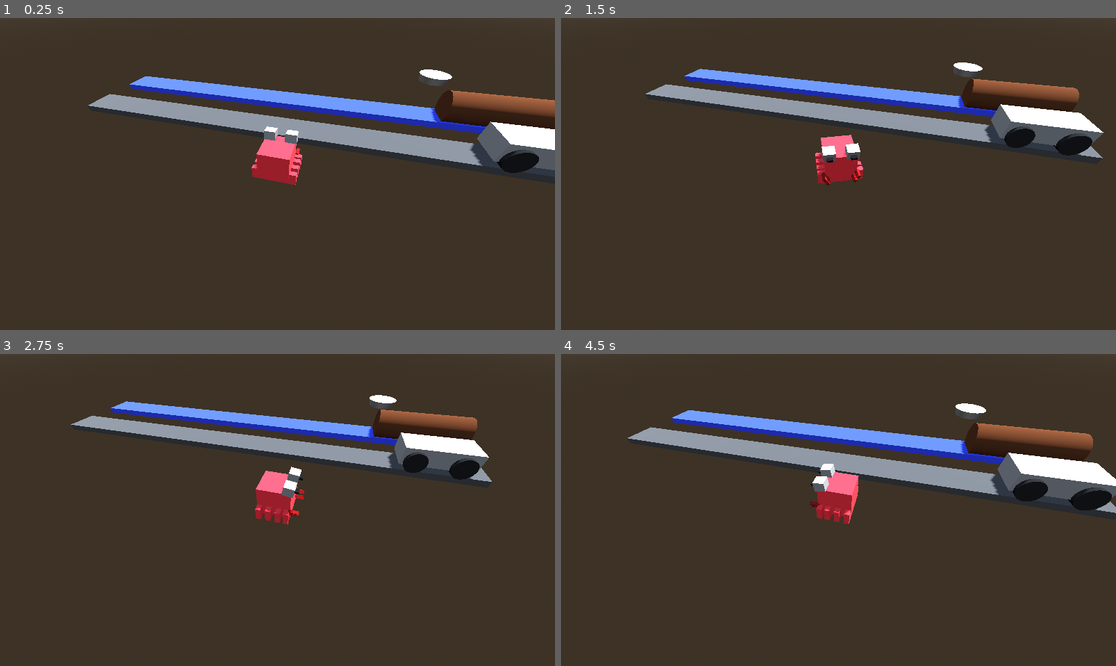
Above: before the commit, frames 1-4 (two rows, left to right).
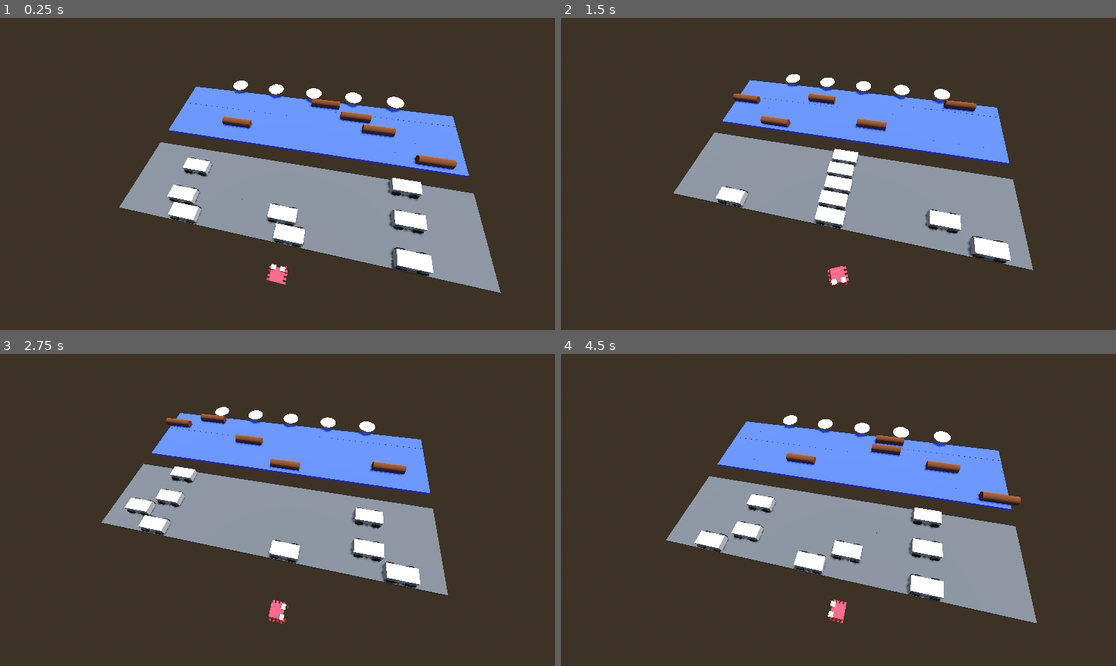
Above: after the commit, the same moments.

Repository: AsheUrban/crabxing
Game: Godot game, scene res://Main/Main.tscn
The game is run twice, just before and just after one commit, with the same random seed, the same clock (stepped at 60 frames per second) and the same inputs.
Inputs:
- Up to frame 1 (0.25 s): no input
- Up to frame 2 (1.5 s): hold D (move_right) 0.53-1.28 s; hold S (move_backward) from 1.28 s (still down)
- Up to frame 3 (2.75 s): release S (move_backward) at 2.03 s; hold D (move_right) from 2.03 s (still down)
- Up to frame 4 (4.5 s): release D (move_right) at 2.78 s; hold W (move_forward) 2.78-3.53 s; hold A (move_left) from 3.53 s (still down)

The runs differ from the first frame. In frame 1, 31% of the frame differs, in the area x 15-100%, y 16-89%; in frame 2, 28%; in frame 3, 26%; in frame 4, 31%.

Commit message:
Video 3 complete!
Add roads and rivers and adjust collision boxes

Diff:
--- a/Code/Animal/Animal.tscn
+++ b/Code/Animal/Animal.tscn
@@ -3,7 +3,7 @@
 [ext_resource type="Script" path="res://Animal/Animal.gd" id="1_lpbk2"]
 
 [sub_resource type="BoxShape3D" id="BoxShape3D_wlr4a"]
-size = Vector3(1, 1.36328, 1)
+size = Vector3(0.8, 0.962036, 0.8)
 
 [sub_resource type="StandardMaterial3D" id="StandardMaterial3D_akkfr"]
 albedo_color = Color(1, 0.207843, 0.254902, 1)
@@ -22,11 +22,11 @@
 script = ExtResource("1_lpbk2")
 
 [node name="CollisionShape3D" type="CollisionShape3D" parent="."]
-transform = Transform3D(1, 0, 0, 0, 1, 0, 0, 0, 1, 0, 0.735369, 0)
+transform = Transform3D(1, 0, 0, 0, 1, 0, 0, 0, 1, 0, 0.556985, 0)
 shape = SubResource("BoxShape3D_wlr4a")
 
 [node name="Crab" type="Node3D" parent="."]
-transform = Transform3D(0.703386, 0, 0, 0, 0.662555, 0, 0, 0, 0.753139, 0, 0.518409, 0)
+transform = Transform3D(0.623967, 0, 0, 0, 0.623967, 0, 0, 0, 0.623967, 0, 0.429468, 0)
 
 [node name="Body" type="MeshInstance3D" parent="Crab"]
 material_override = SubResource("StandardMaterial3D_akkfr")
--- /dev/null
+++ b/Code/Craft/Craft.gd
@@ -0,0 +1,16 @@
+extends Area3D
+class_name Craft
+
+var speed = 3.0 # m/s
+var start: float
+var end: float
+
+func _ready():
+	speed = get_parent().speed_limit
+	start = get_parent().start_point_x
+	end = get_parent().end_point_x
+
+func _process(delta):
+	position.x += speed * delta
+	if position.x > end:
+		position.x = start
--- /dev/null
+++ b/Code/Lane/Lane.gd
@@ -0,0 +1,6 @@
+extends Area3D
+class_name Lane
+
+@export var speed_limit: float = 5.0 # m/s
+@export var start_point_x: float = -10.0
+@export var end_point_x: float = 10.0
--- a/Code/Main/Main.tscn
+++ b/Code/Main/Main.tscn
@@ -37,25 +37,94 @@
 [node name="Animal" parent="." instance=ExtResource("2_omvvu")]
 
 [node name="Rig" type="Node3D" parent="Animal"]
-transform = Transform3D(0.965926, -0.183013, 0.183013, 0, 0.707107, 0.707107, -0.258819, -0.683013, 0.683013, 0, 0, 0)
+transform = Transform3D(0.974734, -0.16889, 0.146186, -0.0435779, 0.498098, 0.866026, -0.219078, -0.850515, 0.478153, 0, 0, 0)
 
 [node name="Camera3D" type="Camera3D" parent="Animal/Rig"]
-transform = Transform3D(1, 0, 0, 0, 1, 0, 0, 0, 1, 0, 0, 5)
+transform = Transform3D(1, -1.49012e-08, 1.49012e-08, 1.49012e-08, 1, -1.19209e-07, -1.49012e-08, 0, 1, 1.19209e-07, 5, 10)
 
 [node name="River" parent="." instance=ExtResource("3_iw6bc")]
-transform = Transform3D(1, 0, 0, 0, 1, 0, 0, 0, 1, 0, 0, -4)
+transform = Transform3D(1, 0, 0, 0, 1, 0, 0, 0, 1, 0, 0, -8.1595)
+
+[node name="Vessel" parent="River" instance=ExtResource("6_ygbpn")]
+transform = Transform3D(1, 0, 0, 0, 1, 0, 0, 0, 1, 6.82972, 0, 0)
+
+[node name="River2" parent="." instance=ExtResource("3_iw6bc")]
+transform = Transform3D(1, 0, 0, 0, 1, 0, 0, 0, 1, 0, 0, -9.1291)
+
+[node name="Vessel" parent="River2" instance=ExtResource("6_ygbpn")]
+transform = Transform3D(1, 0, 0, 0, 1, 0, 0, 0, 1, -6.31121, 0, 0)
+
+[node name="River3" parent="." instance=ExtResource("3_iw6bc")]
+transform = Transform3D(1, 0, 0, 0, 1, 0, 0, 0, 1, 0, 0, -10.1291)
+
+[node name="Vessel" parent="River3" instance=ExtResource("6_ygbpn")]
+transform = Transform3D(1, 0, 0, 0, 1, 0, 0, 0, 1, 3.53917, 0, 0)
+
+[node name="River4" parent="." instance=ExtResource("3_iw6bc")]
+transform = Transform3D(-0.999999, 0, 0.00169292, 0, 1, 0, -0.00169292, 0, -0.999999, 0, 0, -11.1291)
+
+[node name="Vessel" parent="River4" instance=ExtResource("6_ygbpn")]
+transform = Transform3D(1, 0, 0, 0, 1, 0, 0, 0, 1, -4.50355, 0, 0)
+
+[node name="River5" parent="." instance=ExtResource("3_iw6bc")]
+transform = Transform3D(1, 0, 0, 0, 1, 0, 0, 0, 1, 0, 0, -12.1291)
+
+[node name="Vessel" parent="River5" instance=ExtResource("6_ygbpn")]
+transform = Transform3D(1, 0, 0, 0, 1, 0, 0, 0, 1, -0.23196, 0, 0)
 
 [node name="Road" parent="." instance=ExtResource("4_lqfiw")]
-transform = Transform3D(1, 0, 0, 0, 1, 0, 0, 0, 1, 0, 0, -2)
+transform = Transform3D(-1, 0, -8.74228e-08, 0, 1, 0, 8.74228e-08, 0, -1, -1.74846e-07, 0, -6)
 
-[node name="Vehicle" parent="." instance=ExtResource("5_y4yr2")]
-transform = Transform3D(1, 0, 0, 0, 1, 0, 0, 0, 1, 6, 0, -2)
+[node name="Vehicle" parent="Road" instance=ExtResource("5_y4yr2")]
+transform = Transform3D(1, 0, 0, 0, 1, 0, 0, 0, 1, -7.44429, 0, 0)
 
-[node name="Vessel" parent="." instance=ExtResource("6_ygbpn")]
-transform = Transform3D(1, 0, 0, 0, 1, 0, 0, 0, 1, 6, 0, -4)
+[node name="Road2" parent="." instance=ExtResource("4_lqfiw")]
+transform = Transform3D(1, 0, 0, 0, 1, 0, 0, 0, 1, 0, 0, -3)
+
+[node name="Vehicle" parent="Road2" instance=ExtResource("5_y4yr2")]
+transform = Transform3D(1, 0, 0, 0, 1, 0, 0, 0, 1, -7.61958, 0, 0)
+
+[node name="Vehicle2" parent="Road2" instance=ExtResource("5_y4yr2")]
+transform = Transform3D(1, 0, 0, 0, 1, 0, 0, 0, 1, -1.61958, 0, 0)
+
+[node name="Road3" parent="." instance=ExtResource("4_lqfiw")]
+transform = Transform3D(-1, 0, -8.74228e-08, 0, 1, 0, 8.74228e-08, 0, -1, 0, 0, -4)
+
+[node name="Vehicle" parent="Road3" instance=ExtResource("5_y4yr2")]
+transform = Transform3D(1, 0, 0, 0, 1, 0, 0, 0, 1, -7.44429, 0, 0)
+
+[node name="Road4" parent="." instance=ExtResource("4_lqfiw")]
+transform = Transform3D(1, 0, 0, 0, 1, 0, 0, 0, 1, 0, 0, -5)
+
+[node name="Vehicle" parent="Road4" instance=ExtResource("5_y4yr2")]
+transform = Transform3D(1, 0, 0, 0, 1, 0, 0, 0, 1, -7.61958, 0, 0)
+
+[node name="Road5" parent="." instance=ExtResource("4_lqfiw")]
+transform = Transform3D(-1, 0, -8.74228e-08, 0, 1, 0, 8.74228e-08, 0, -1, 1.74846e-07, 0, -2)
+
+[node name="Vehicle" parent="Road5" instance=ExtResource("5_y4yr2")]
+transform = Transform3D(1, 0, 0, 0, 1, 0, 0, 0, 1, -7.44429, 0, 0)
+
+[node name="Vehicle2" parent="Road5" instance=ExtResource("5_y4yr2")]
+transform = Transform3D(1, 0, 0, 0, 1, 0, 0, 0, 1, -1.44429, 0, 4.76837e-07)
+
+[node name="Vehicle3" parent="Road5" instance=ExtResource("5_y4yr2")]
+transform = Transform3D(1, 0, 0, 0, 1, 0, 0, 0, 1, 4.55571, 0, 1.19209e-06)
 
 [node name="Roost" parent="." instance=ExtResource("7_53kd6")]
-transform = Transform3D(1, 0, 0, 0, 1, 0, 0, 0, 1, 5, 0, -7)
+transform = Transform3D(1, 0, 0, 0, 1, 0, 0, 0, 1, 0, 0, -13)
+
+[node name="Roost2" parent="." instance=ExtResource("7_53kd6")]
+transform = Transform3D(1, 0, 0, 0, 1, 0, 0, 0, 1, 3, 0, -13)
+
+[node name="Roost3" parent="." instance=ExtResource("7_53kd6")]
+transform = Transform3D(1, 0, 0, 0, 1, 0, 0, 0, 1, 6, 0, -13)
+
+[node name="Roost4" parent="." instance=ExtResource("7_53kd6")]
+transform = Transform3D(1, 0, 0, 0, 1, 0, 0, 0, 1, -3, 0, -13)
+
+[node name="Roost5" parent="." instance=ExtResource("7_53kd6")]
+transform = Transform3D(1, 0, 0, 0, 1, 0, 0, 0, 1, -6, 0, -13)
 
 [node name="PlayerUi" parent="." instance=ExtResource("8_btwxf")]
 
--- a/Code/River/River.gd
+++ b/Code/River/River.gd
@@ -1,2 +1,2 @@
-extends Area3D
+extends Lane
 class_name River
--- a/Code/River/River.tscn
+++ b/Code/River/River.tscn
@@ -3,13 +3,13 @@
 [ext_resource type="Script" path="res://River/River.gd" id="1_d8fhu"]
 
 [sub_resource type="BoxShape3D" id="BoxShape3D_u5fh8"]
-size = Vector3(15, 0.2, 1)
+size = Vector3(20, 0.2, 0.2)
 
 [sub_resource type="StandardMaterial3D" id="StandardMaterial3D_oef4k"]
 albedo_color = Color(0.219608, 0.294118, 1, 1)
 
 [sub_resource type="BoxMesh" id="BoxMesh_3g50p"]
-size = Vector3(15, 0.2, 1)
+size = Vector3(20, 0.2, 1)
 
 [node name="River" type="Area3D"]
 script = ExtResource("1_d8fhu")
--- a/Code/Road/Road.gd
+++ b/Code/Road/Road.gd
@@ -1,2 +1,2 @@
-extends Area3D
+extends Lane
 class_name Road
--- a/Code/Road/Road.tscn
+++ b/Code/Road/Road.tscn
@@ -1,22 +1,22 @@
 [gd_scene load_steps=5 format=3 uid="uid://b4nt6dxo7qu31"]
 
 [ext_resource type="Script" path="res://Road/Road.gd" id="1_pdqbf"]
+
+[sub_resource type="BoxShape3D" id="BoxShape3D_e7oo7"]
+size = Vector3(20, 0.2, 1)
 
 [sub_resource type="StandardMaterial3D" id="StandardMaterial3D_mpl31"]
 albedo_color = Color(0.294118, 0.294118, 0.294118, 1)
 
 [sub_resource type="BoxMesh" id="BoxMesh_biut3"]
-size = Vector3(15, 0.2, 1)
-
-[sub_resource type="BoxShape3D" id="BoxShape3D_e7oo7"]
-size = Vector3(15, 0.2, 1)
+size = Vector3(20, 0.2, 1)
 
 [node name="Road" type="Area3D"]
 script = ExtResource("1_pdqbf")
 
+[node name="CollisionShape3D" type="CollisionShape3D" parent="."]
+shape = SubResource("BoxShape3D_e7oo7")
+
 [node name="MeshInstance3D" type="MeshInstance3D" parent="."]
 material_override = SubResource("StandardMaterial3D_mpl31")
 mesh = SubResource("BoxMesh_biut3")
-
-[node name="CollisionShape3D" type="CollisionShape3D" parent="."]
-shape = SubResource("BoxShape3D_e7oo7")
--- a/Code/Vehicle/Vehicle.gd
+++ b/Code/Vehicle/Vehicle.gd
@@ -1,2 +1,15 @@
-extends Area3D
+extends Craft
 class_name Vehicle
+
+#var start
+#var end
+#
+#func _ready():
+	#speed = get_parent().speed_limit
+	#start = get_parent().start_point_x
+	#end = get_parent().end_point_x
+#
+#
+#func _proces():
+	#if position.x > end:
+		#position.x = start
--- a/Code/Vehicle/Vehicle.tscn
+++ b/Code/Vehicle/Vehicle.tscn
@@ -2,6 +2,9 @@
 
 [ext_resource type="Material" uid="uid://ci0xobic38hmb" path="res://Vehicle/Assets/tires.tres" id="1_72y6v"]
 [ext_resource type="Script" path="res://Vehicle/Vehicle.gd" id="1_y7g6a"]
+
+[sub_resource type="BoxShape3D" id="BoxShape3D_jl72u"]
+size = Vector3(1, 1, 0.8)
 
 [sub_resource type="BoxMesh" id="BoxMesh_4iiwo"]
 size = Vector3(2, 1, 1)
@@ -10,14 +13,15 @@
 top_radius = 0.3
 bottom_radius = 0.3
 
-[sub_resource type="BoxShape3D" id="BoxShape3D_jl72u"]
-size = Vector3(2, 0.641113, 1)
-
 [node name="Vehicle" type="Area3D"]
 script = ExtResource("1_y7g6a")
 
+[node name="CollisionShape3D" type="CollisionShape3D" parent="."]
+transform = Transform3D(1, 0, 0, 0, 1, 0, 0, 0, 1, 0, 0.541714, 0)
+shape = SubResource("BoxShape3D_jl72u")
+
 [node name="Car" type="Node3D" parent="."]
-transform = Transform3D(1, 0, 0, 0, 1, 0, 0, 0, 1, 0, 0.226949, 0)
+transform = Transform3D(0.779118, 0, 0, 0, 0.779118, 0, 0, 0, 0.779118, 0, 0.117804, 0)
 
 [node name="Body" type="MeshInstance3D" parent="Car"]
 transform = Transform3D(0.990018, 0, 0, 0, 0.51163, 0, 0, 0, 0.990018, 0, 0.303004, 0)
@@ -33,7 +37,3 @@
 transform = Transform3D(1, 0, 0, 0, 0.00410261, -0.997203, 0, 0.615333, 0.00664867, -0.611721, 0.175186, 0)
 material_override = ExtResource("1_72y6v")
 mesh = SubResource("CylinderMesh_t3dja")
-
-[node name="CollisionShape3D" type="CollisionShape3D" parent="."]
-transform = Transform3D(1, 0, 0, 0, 1, 0, 0, 0, 1, 0, 0.179443, 0)
-shape = SubResource("BoxShape3D_jl72u")
--- a/Code/Vessel/Vessel.gd
+++ b/Code/Vessel/Vessel.gd
@@ -1,2 +1,2 @@
-extends Area3D
+extends Craft
 class_name Vessel
--- a/Code/Vessel/Vessel.tscn
+++ b/Code/Vessel/Vessel.tscn
@@ -3,12 +3,14 @@
 [ext_resource type="Script" path="res://Vessel/Vessel.gd" id="1_8v0tf"]
 
 [sub_resource type="BoxShape3D" id="BoxShape3D_04pwl"]
-size = Vector3(3, 1, 1)
+size = Vector3(2.12915, 0.630615, 0.8)
 
 [sub_resource type="StandardMaterial3D" id="StandardMaterial3D_oepts"]
 albedo_color = Color(0.341176, 0.172549, 0.0313726, 1)
 
 [sub_resource type="CylinderMesh" id="CylinderMesh_n3lmk"]
+top_radius = 0.4
+bottom_radius = 0.4
 height = 3.0
 
 [node name="Vessel" type="Area3D"]
@@ -20,6 +22,6 @@
 shape = SubResource("BoxShape3D_04pwl")
 
 [node name="MeshInstance3D" type="MeshInstance3D" parent="."]
-transform = Transform3D(0.000139635, -1, 0, 1, 0.000139635, 0, 0, 0, 1, 0, 0.400043, 0)
+transform = Transform3D(9.57218e-05, -0.685514, 0, 0.685514, 9.57218e-05, 0, 0, 0, 0.685514, 0, 0.304368, 0)
 material_override = SubResource("StandardMaterial3D_oepts")
 mesh = SubResource("CylinderMesh_n3lmk")
